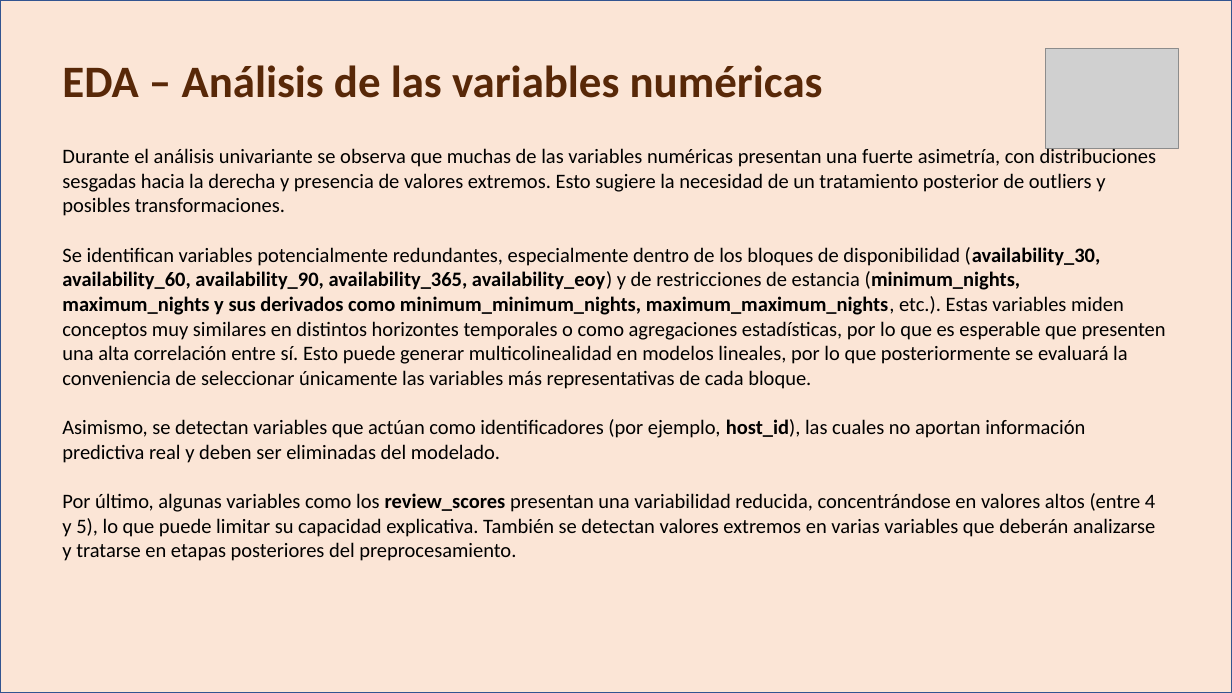
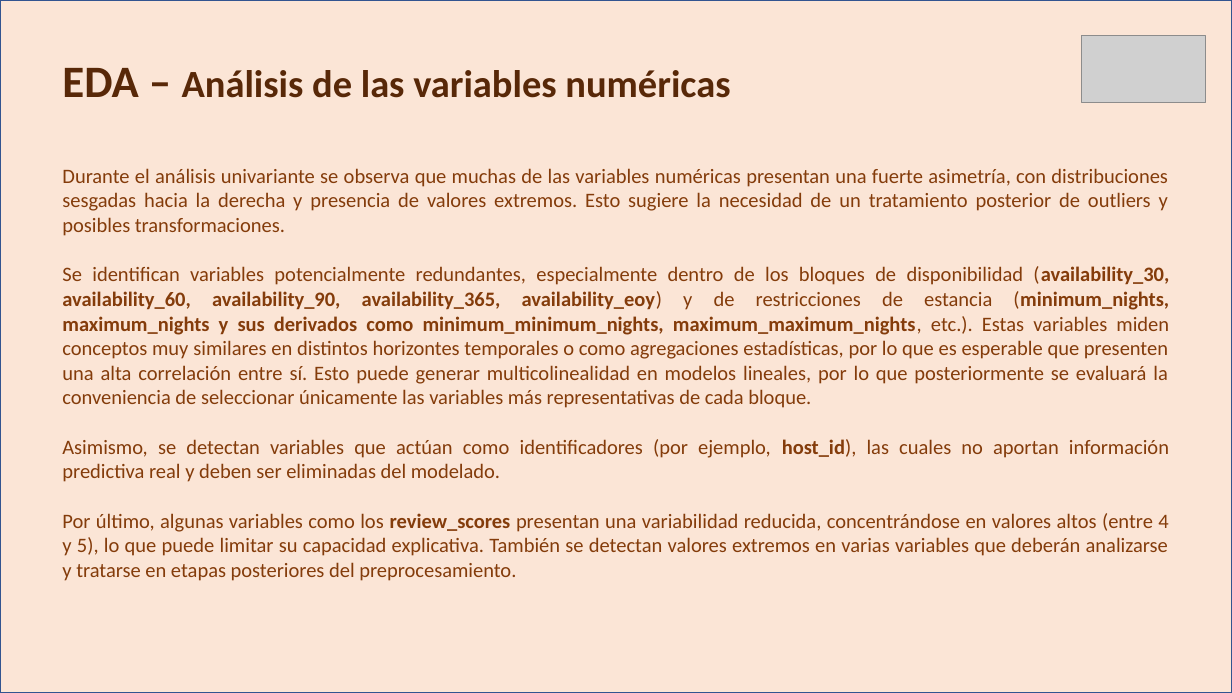
Before and after one commit to HimuraFresh/ML_-Grupo_1-, a slide deck: slide 4 of ML_ppt.pptx. Drawn at 1232x693 pixels with LibreOffice and Linux fonts; fonts in the diff are those of the drawing; grey boxes stand for pictures. Boxes give left, top, right and bottom in pixels: in the first picture for what was removed or moved away, otherwise in the second. Text is boxed around its words. In the diff, an @@ line names an element or a change of style, - is before the commit and + after.

```diff
--- a/ML_ppt.pptx
+++ b/ML_ppt.pptx
@@ text "EDA – Análisis de las ..." at (62,68,730,98): size 35 to 30 pt in "Análisis de las variables numéricas" @@
@@ picture removed at (1046,48,1179,148) @@
@@ picture added at (1082,35,1206,103) @@
@@ text "Durante el análisis univariante se ...": place and size @@
-text "Durante el análisis univariante se ..." at (62,146,1166,561)
+text "Durante el análisis univariante se ..." at (62,168,1169,581)
@@ text "Durante el análisis univariante se ..." at (62,168,1169,581): text colour #000000 to #843C0B; alignment left to justified @@
```
Also in this commit, not shown: 13 other slides changed, 4 slides added, 2 other files.
